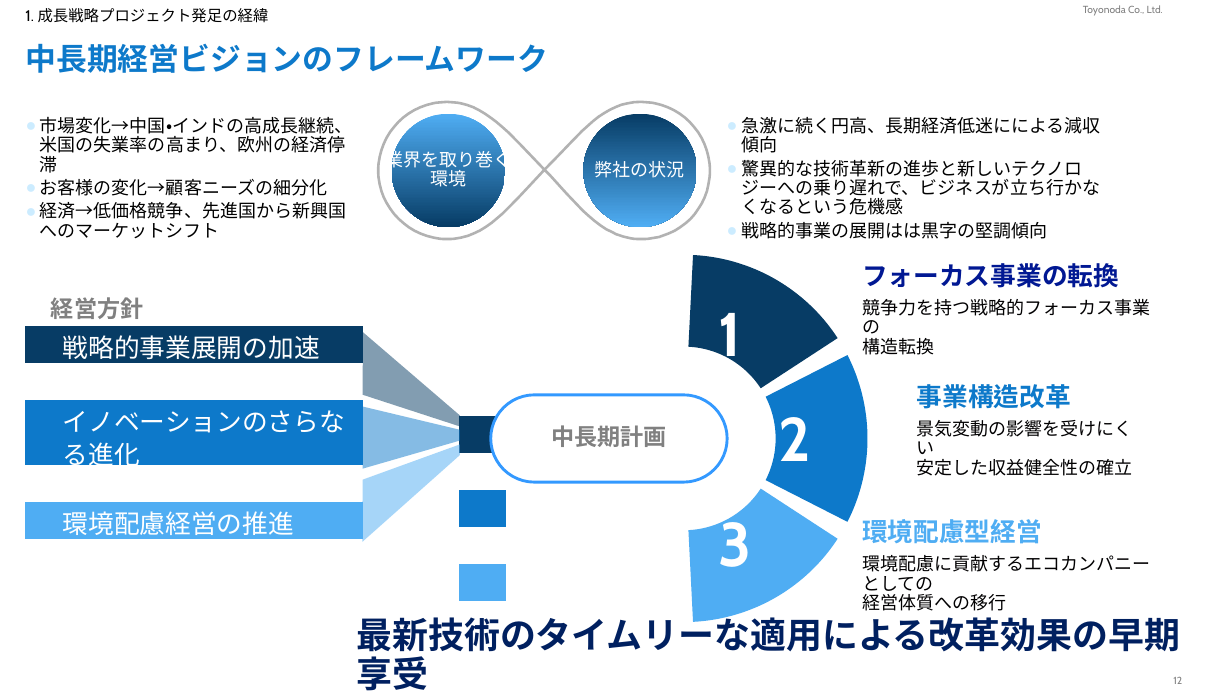
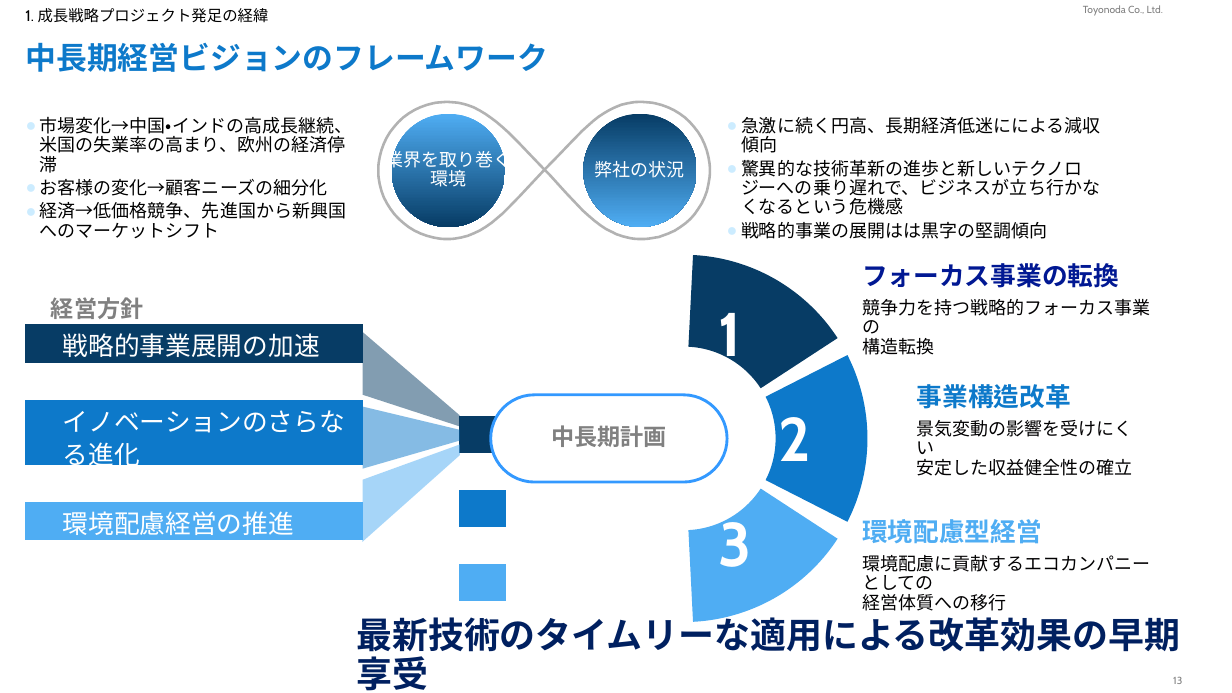
Before and after one commit to carreraastra/PBL01, a slide deck: slide 13 of PBL04_演習5_m.kiyo.pptx (slide 12 before the commit). Drawn at 1232x693 pixels with LibreOffice and Linux fonts; fonts in the diff are those of the drawing; background and template pictures are left out. Boxes give left, top, right and bottom in pixels: in the first picture for what was removed or moved away, otherwise in the second. Text is boxed around its words. In the diff, an @@ line names an element or a change of style, - is before the commit and + after.

```diff
--- a/PBL04_演習5_m.kiyo.pptx
+++ b/PBL04_演習5_m.kiyo.pptx
@@ freeform shape at box(378, 102, 710, 238): outline redrawn @@
@@ table: place and size @@
-table at box(26, 289, 363, 543)
+table at box(26, 289, 363, 539)
@@ page number at box(1173, 677, 1182, 684): text changed @@
-12
+13
```
Also in this commit, not shown: 10 other slides changed, 1 slide added.
